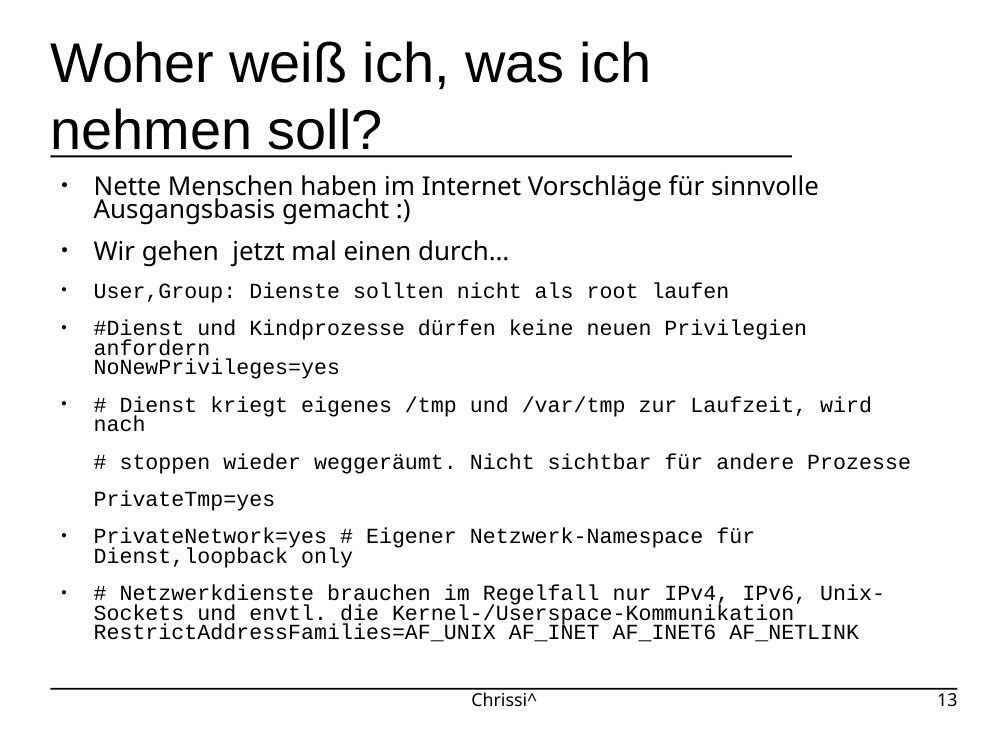
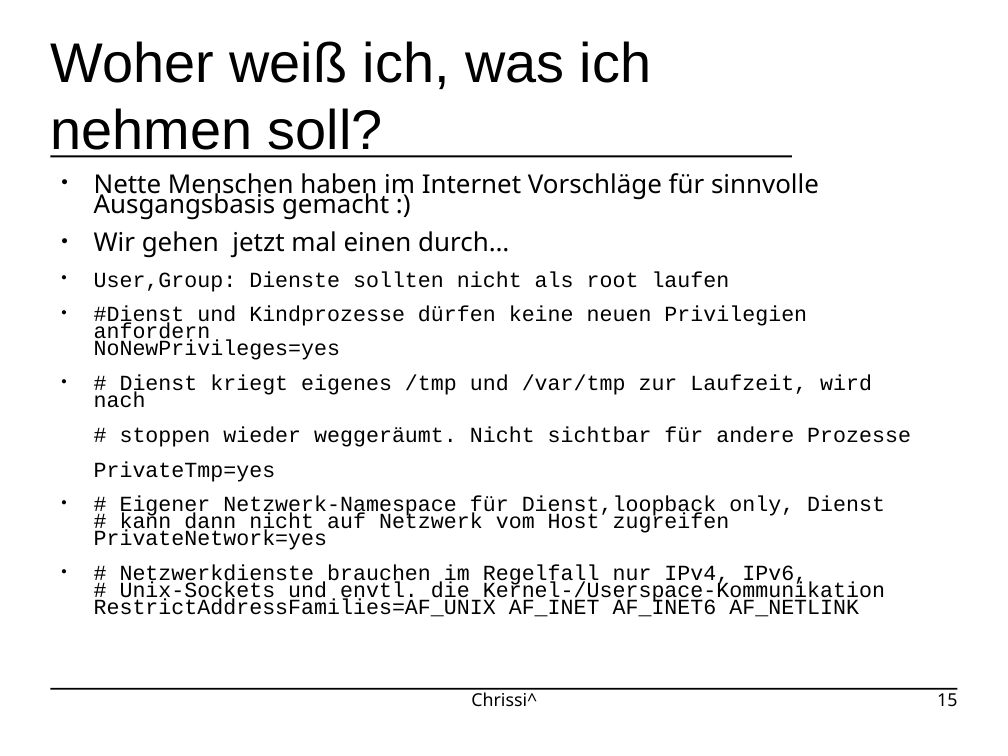
Before and after one commit to johannesst/systemd-workshop-gpn23, a slide deck: slide 15 of slides.odp (slide 13 before the commit). Drawn at 1008x756 pixels with LibreOffice and Linux fonts; fonts in the diff are those of the drawing; background and template pictures are left out. Boxes give left, top, right and bottom in pixels: in the first picture for what was removed or moved away, otherwise in the second. Text is boxed around its words. In the diff, an @@ line names an element or a change of style, - is before the commit and + after.

```diff
--- a/slides.odp
+++ b/slides.odp
@@ text at [94, 173, 911, 482]: line spacing 0.75 to 0.65 @@
@@ text at [94, 496, 885, 617]: text changed @@
-● PrivateNetwork=yes # Eigener Netzwerk-Namespace für Dienst,loopback only
-● # Netzwerkdienste brauchen im Regelfall nur IPv4, IPv6, Unix-Sockets und envtl. die Kernel-/Userspace-Kommunikation
-  RestrictAddressFamilies=AF_UNIX AF_INET AF_INET6 AF_NETLINK
+● # Eigener Netzwerk-Namespace für Dienst,loopback only, Dienst
+  # kann dann nicht auf Netzwerk vom Host zugreifen
+  PrivateNetwork=yes
+● # Netzwerkdienste brauchen im Regelfall nur IPv4, IPv6,
+  # Unix-Sockets und envtl. die Kernel-/Userspace-Kommunikation
+  RestrictAddressFamilies=AF_UNIX AF_INET AF_INET6 AF_NETLINK
@@ page number at [937, 689, 957, 707]: text changed @@
-13
+15
```
Also in this commit, not shown: 15 other slides changed, 3 slides added, 3 other files.
